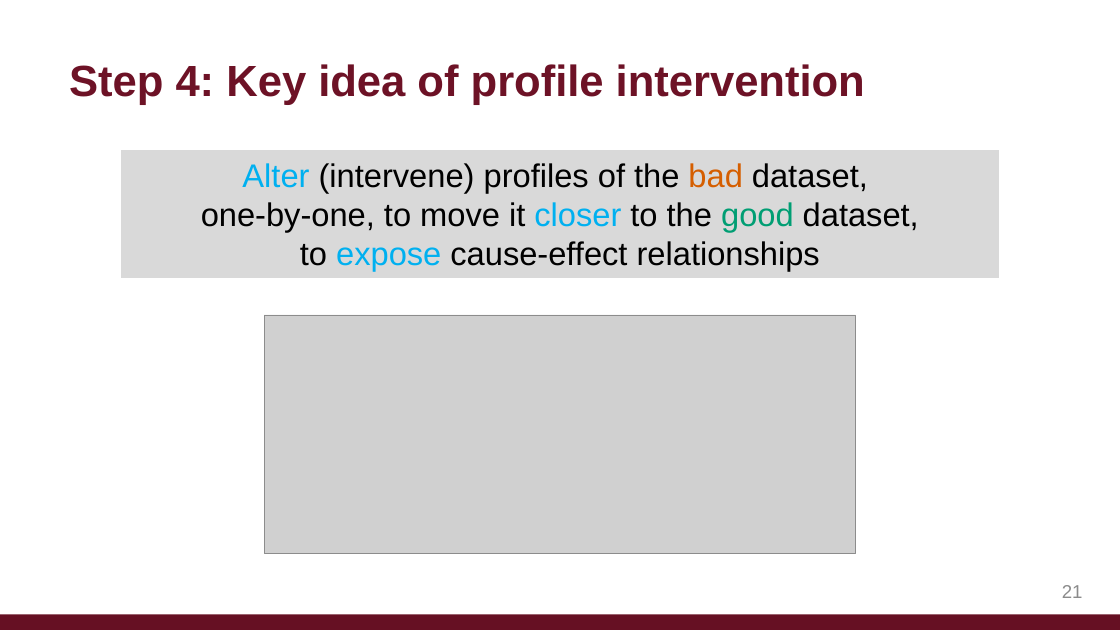
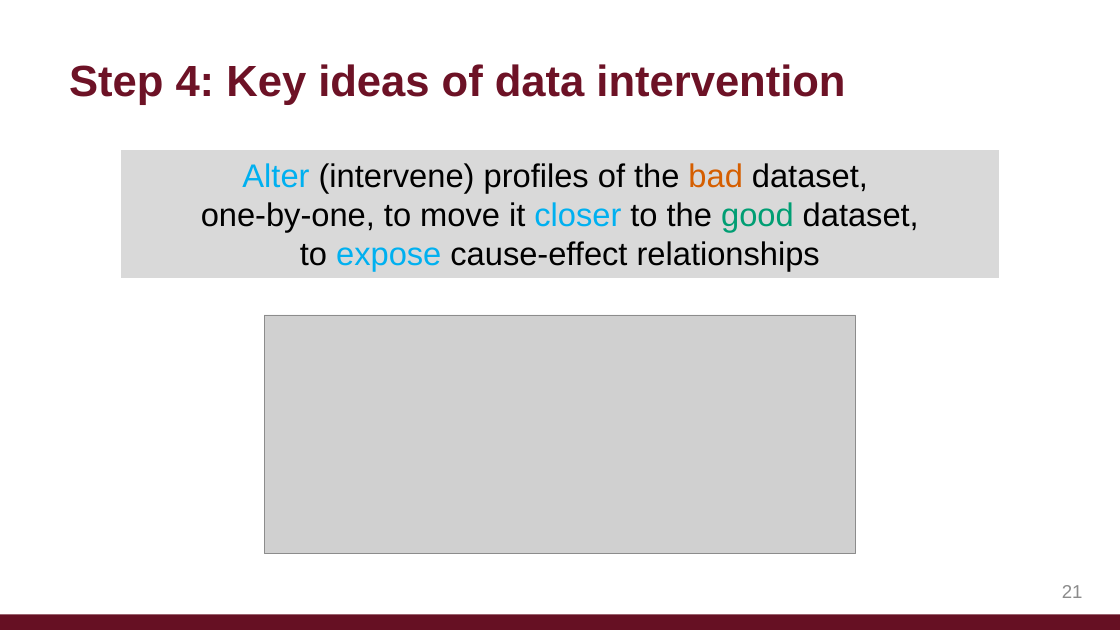
Before and after one commit to afariha/afariha.github.io, a slide deck: slide 21 of posters_and_slides/NWDS_2023_Talk.pptx. Drawn at 1120x630 pixels with LibreOffice and Linux fonts; fonts in the diff are those of the drawing; grey boxes stand for pictures. Boxes give left, top, right and bottom in pixels: in the first picture for what was removed or moved away, otherwise in the second. Text is boxed around its words. In the diff, an @@ line names an element or a change of style, - is before the commit and + after.

```diff
--- a/posters_and_slides/NWDS_2023_Talk.pptx
+++ b/posters_and_slides/NWDS_2023_Talk.pptx
@@ text at (x1=69, y1=64, x2=845, y2=105): text changed @@
-Step 4: Key idea of profile intervention
+Step 4: Key ideas of data intervention
```
Also in this commit, not shown: 4 other slides changed, 1 slide added, 1 slide removed, 1 other file.
